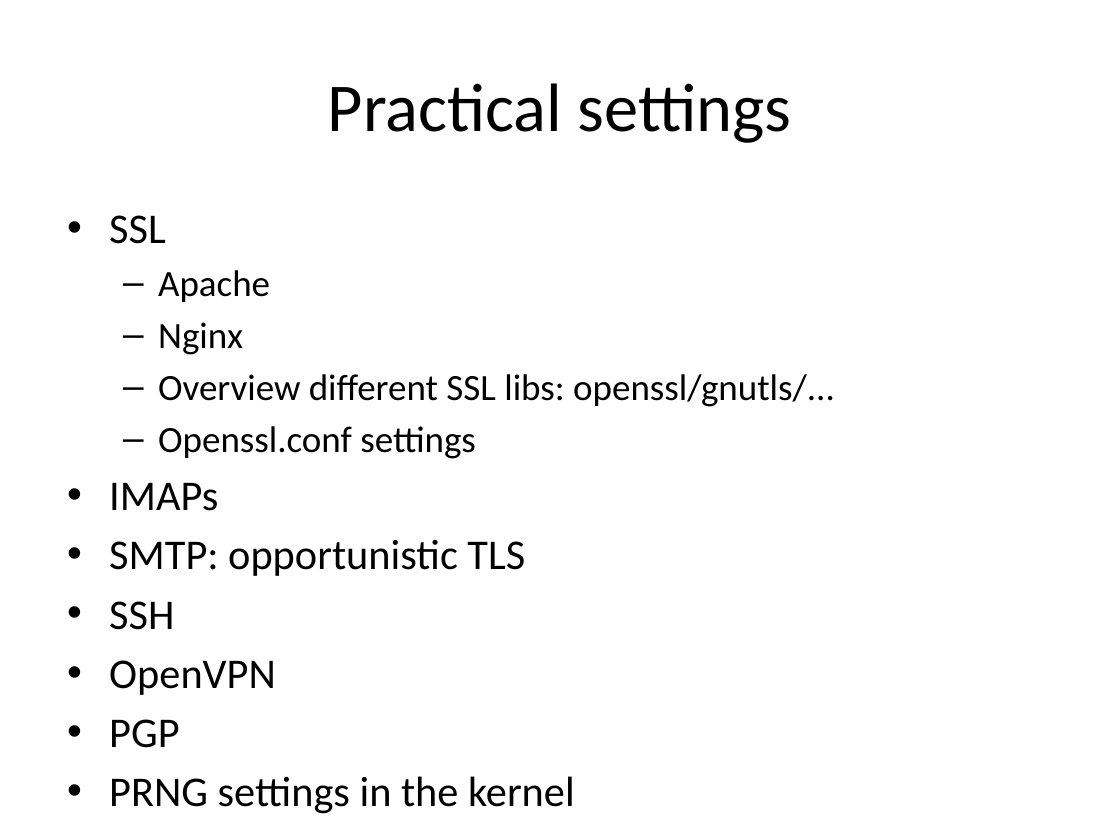
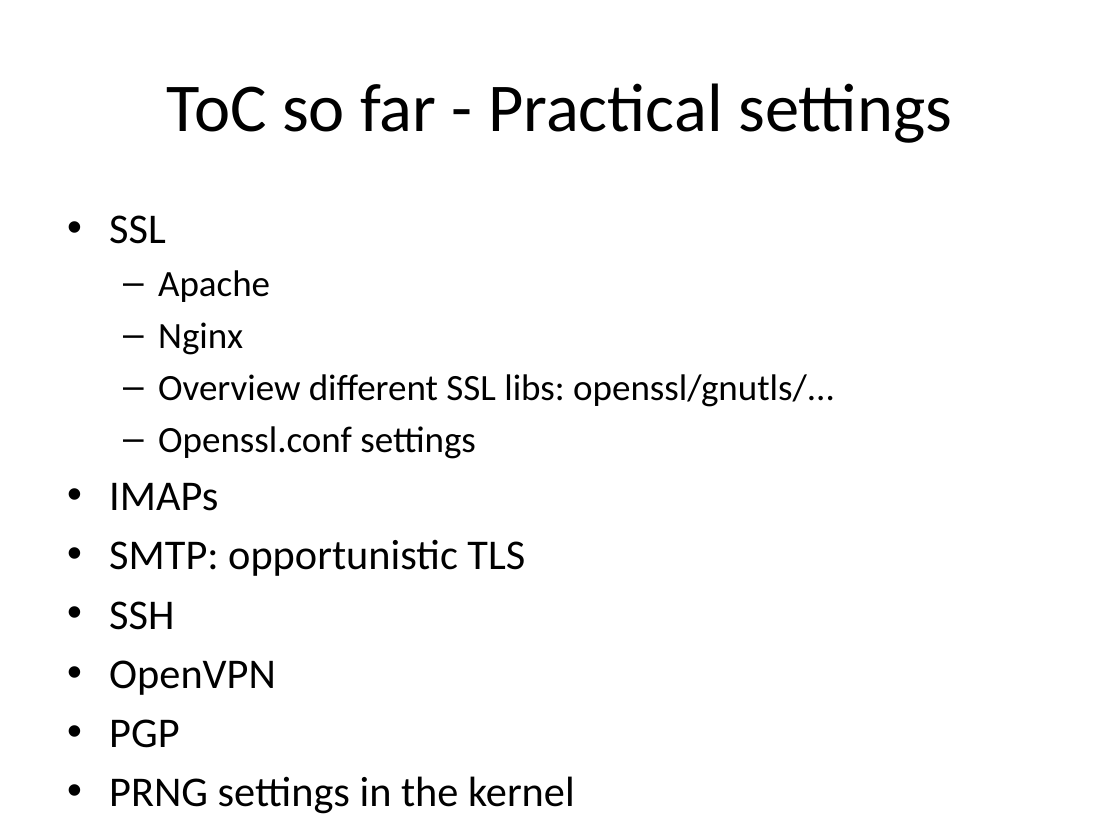
Before and after one commit to BetterCrypto/Applied-Crypto-Hardening, a slide deck: slide 5 of 20131023-Hack.lu Lightning Talk ACH project.pptx. Drawn at 1120x840 pixels with LibreOffice and Linux fonts; fonts in the diff are those of the drawing. Boxes give left, top, right and bottom in pixels: in the first picture for what was removed or moved away, otherwise in the second. Text is boxed around its words. In the diff, an @@ line names an element or a change of style, - is before the commit and + after.

```diff
--- a/20131023-Hack.lu Lightning Talk ACH project.pptx
+++ b/20131023-Hack.lu Lightning Talk ACH project.pptx
@@ title at (167, 83, 952, 143): text changed @@
-Practical settings
+ToC so far - Practical settings
```
Also in this commit, not shown: 1 other slide changed, 1 slide added, 2 other files.
